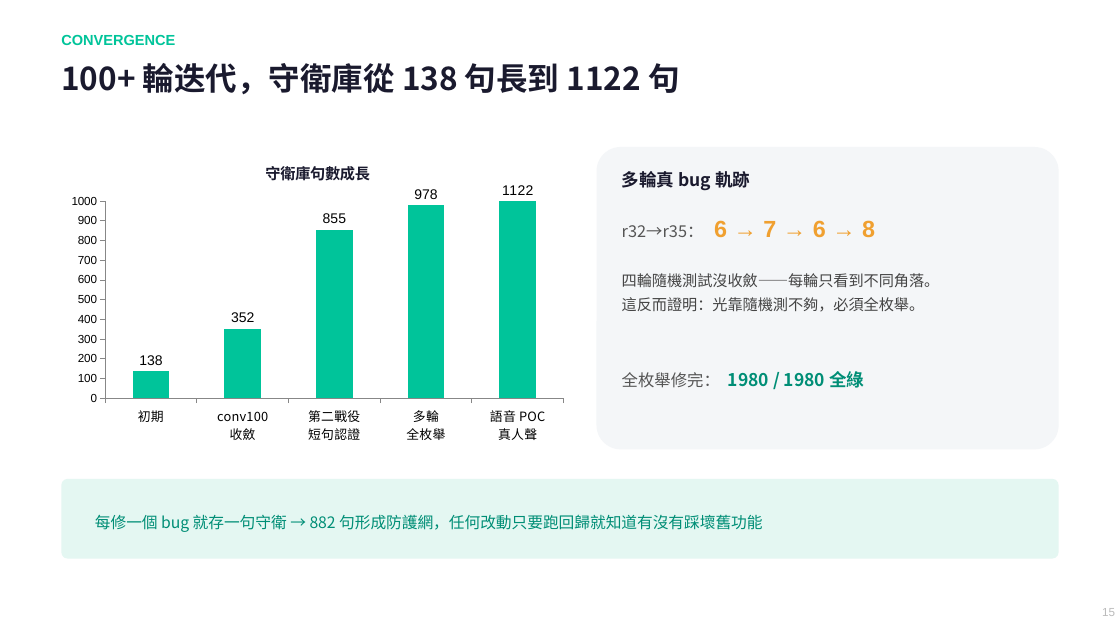
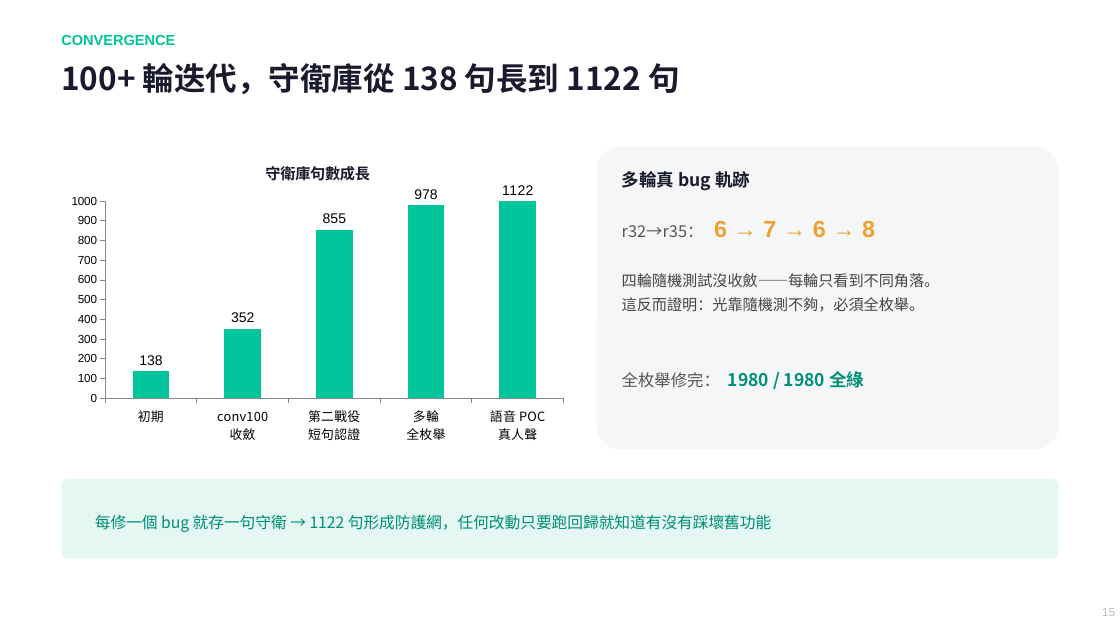
Before and after one commit to chunyen627-afk/warehouse-v2-agent, a slide deck: slide 15 of 倉管Agent_專案簡報.pptx. Drawn at 1120x630 pixels with LibreOffice and Linux fonts; fonts in the diff are those of the drawing. Boxes give left, top, right and bottom in pixels: in the first picture for what was removed or moved away, otherwise in the second. Text is boxed around its words. In the diff, an @@ line names an element or a change of style, - is before the commit and + after.

```diff
--- a/倉管Agent_專案簡報.pptx
+++ b/倉管Agent_專案簡報.pptx
@@ text at [95, 514, 772, 532]: text changed @@
-每修一個 bug 就存一句守衛 → 882 句形成防護網，任何改動只要跑回歸就知道有沒有踩壞舊功能
+每修一個 bug 就存一句守衛 → 1122 句形成防護網，任何改動只要跑回歸就知道有沒有踩壞舊功能
```
Also in this commit, not shown: 9 other slides changed, 1 other file.
